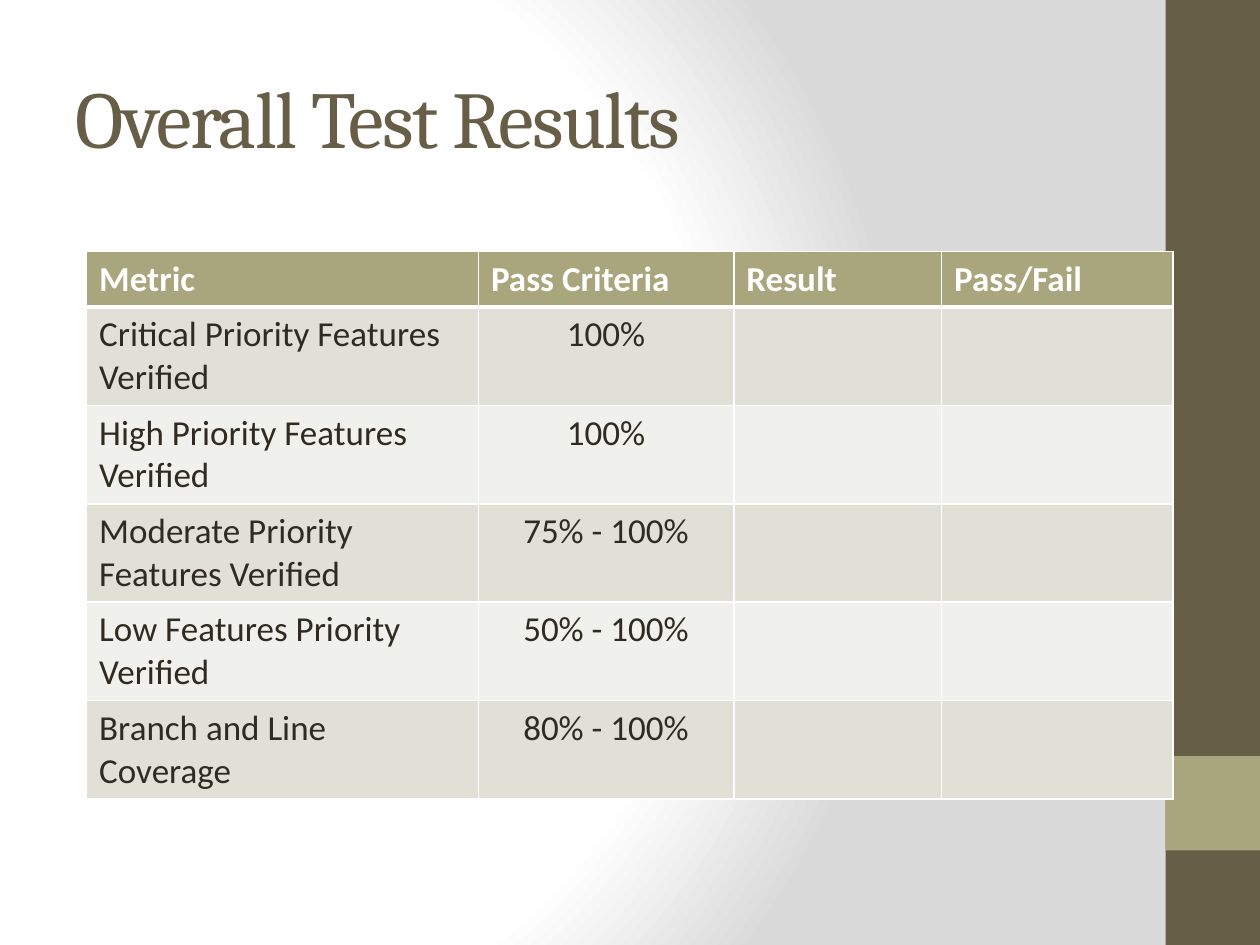
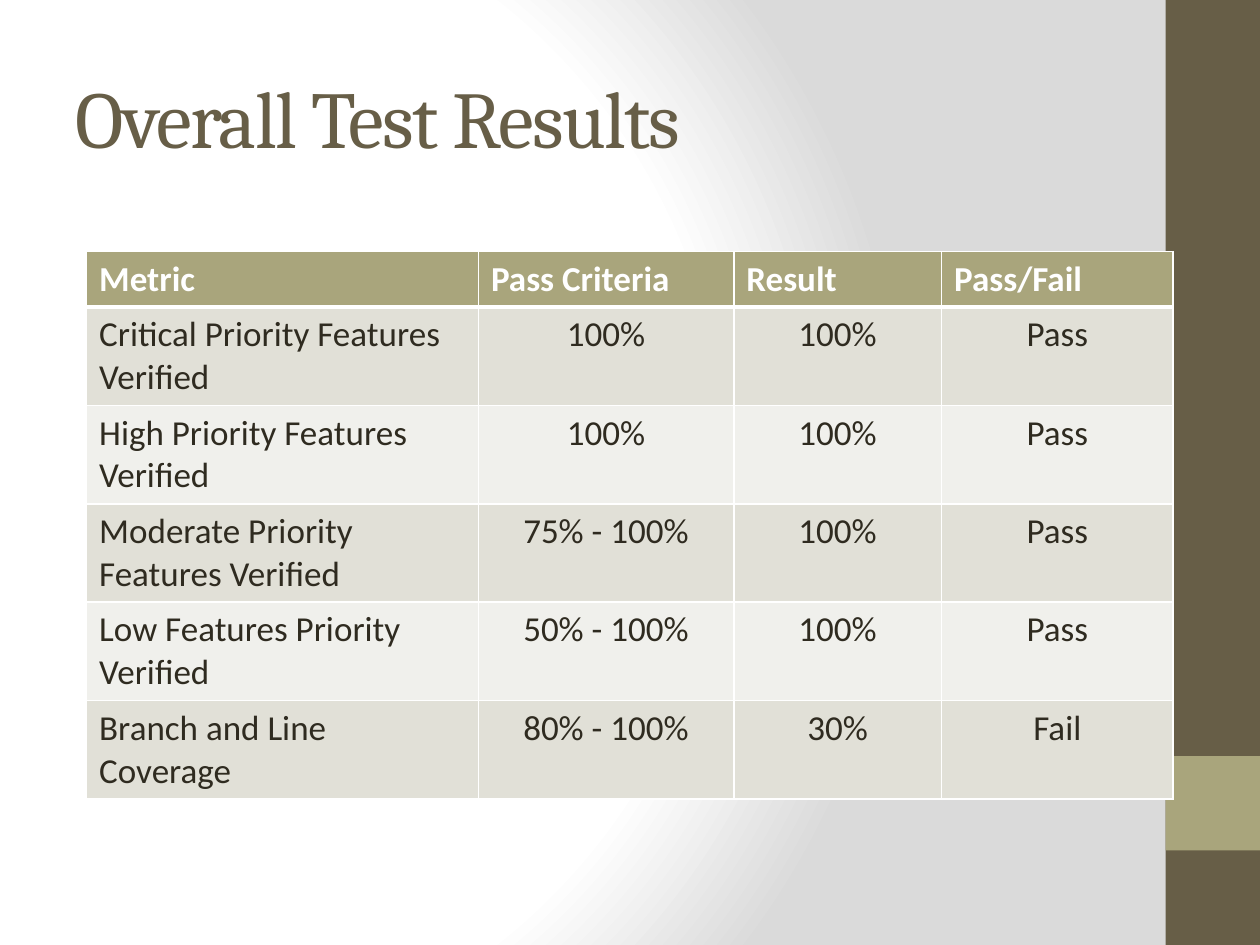
Before and after one commit to qpHalcy0n/SRDesign, a slide deck: slide 31 of Final Presentation/Ink3d Final Presentation.pptx. Drawn at 1260x945 pixels with LibreOffice and Linux fonts; fonts in the diff are those of the drawing. Boxes give left, top, right and bottom in pixels: in the first picture for what was removed or moved away, otherwise in the second. Text is boxed around its words. In the diff, an @@ line names an element or a change of style, - is before the commit and + after.

Commit message:
Testing in Final Presentation

```diff
--- a/Final Presentation/Ink3d Final Presentation.pptx
+++ b/Final Presentation/Ink3d Final Presentation.pptx
@@ table at [87,252,1174,793] @@
-row 2, column 3: 
+row 2, column 3: 100%
-row 2, column 4: 
+row 2, column 4: Pass
-row 3, column 3: 
+row 3, column 3: 100%
-row 3, column 4: 
+row 3, column 4: Pass
-row 4, column 3: 
+row 4, column 3: 100%
-row 4, column 4: 
+row 4, column 4: Pass
-row 5, column 3: 
+row 5, column 3: 100%
-row 5, column 4: 
+row 5, column 4: Pass
-row 6, column 3: 
+row 6, column 3: 30%
-row 6, column 4: 
+row 6, column 4: Fail
```
